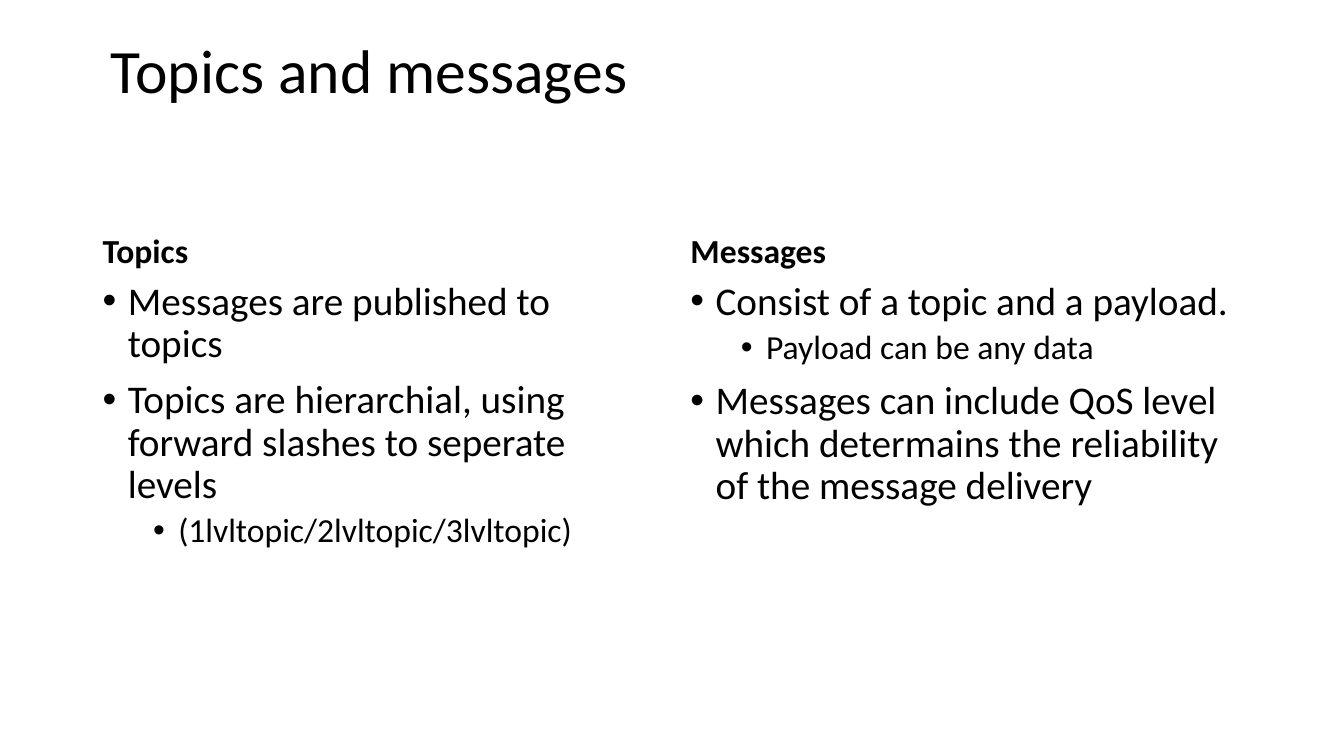
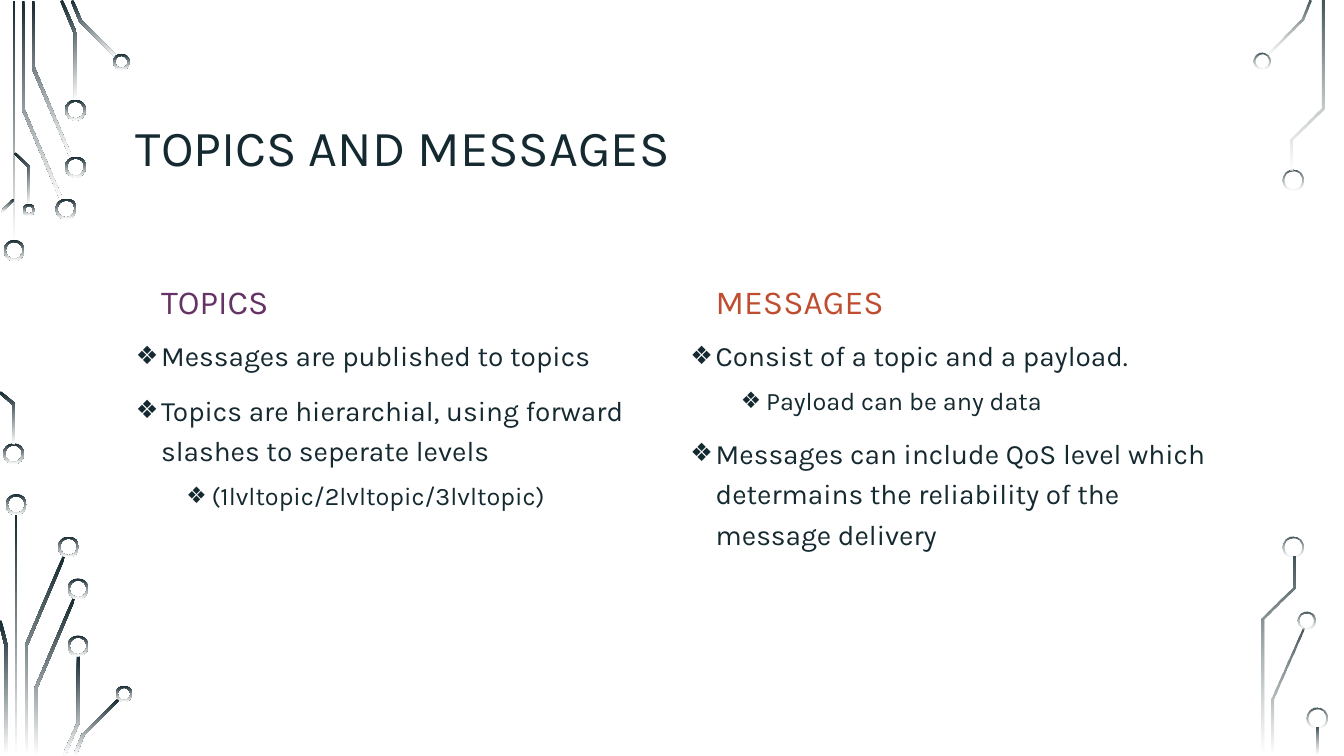
Before and after one commit to sebivenlo/ESD-2023-MQTT, a slide deck: slide 7 of Presentation/Jonas MQTT.pptx (slide 6 before the commit). Drawn at 1344x756 pixels with LibreOffice and Linux fonts; fonts in the diff are those of the drawing; background and template pictures are left out. Boxes give left, top, right and bottom in pixels: in the first picture for what was removed or moved away, otherwise in the second. Text is boxed around its words. In the diff, an @@ line names an element or a change of style, - is before the commit and + after.

```diff
--- a/Presentation/Jonas MQTT.pptx
+++ b/Presentation/Jonas MQTT.pptx
@@ title at [136,133,670,167]: text changed; size 44 to 36 pt; font Calibri to Karla; text colour #000000 to #152930 @@
-Topics and messages
+TOPICS AND MESSAGES
@@ text at [161,292,268,315]: text changed; font Calibri to Karla; text colour #000000 to #663366; bold off @@
-Topics
+TOPICS
@@ text at [716,292,884,315]: text changed; font Calibri to Karla; text colour #000000 to #BF4E30; bold off @@
-Messages
+MESSAGES
@@ text "Messages are published to topics": place and size @@
-text "Messages are published to topics" at [128,287,572,548]
+text "Messages are published to topics" at [161,346,624,511]
@@ text "Messages are published to topics" at [161,346,624,511]: size 28 to 20 pt in "Messages are published to topics", "Topics are hierarchial, using forward slashes to ..."; font Calibri to Karla, text colour #000000 to #152930; size 24 to 18 pt in "(1lvltopic/2lvltopic/3lvltopic)"; bullet • to ❖; line spacing 0.9 to 1.2 @@
@@ text "Consist of a topic and ...": place and size @@
-text "Consist of a topic and ..." at [716,287,1228,506]
+text "Consist of a topic and ..." at [716,346,1205,552]
@@ text "Consist of a topic and ..." at [716,346,1205,552]: size 28 to 20 pt in "Consist of a topic and a payload.", "Messages can include QoS level which determains ..."; font Calibri to Karla, text colour #000000 to #152930; size 24 to 18 pt in "Payload can be any data"; bullet • to ❖; line spacing 0.9 to 1.2 @@
@@ group added at [0,0,1328,756]: 33 freeform shapes, 3 rectangles @@
```
Also in this commit, not shown: 8 other slides changed, 3 slides added, 3 slides removed.
